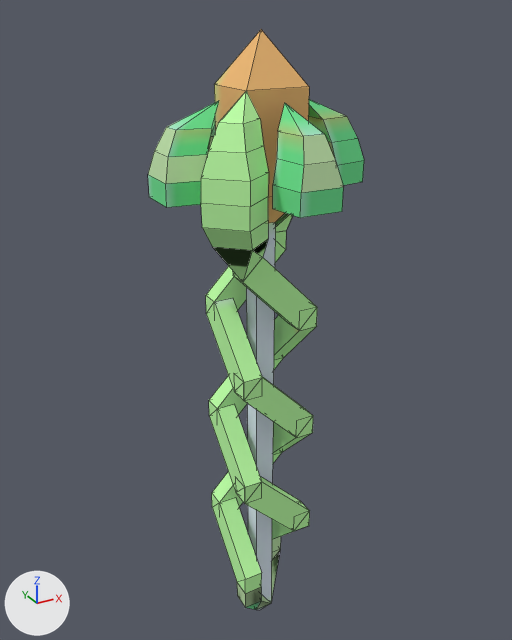
Two versions of the OBJ model src/main/resources/assets/chronon_wand/models/item/chronon_wand.obj, one commit apart.
One viewpoint serves both versions: a 50 mm lens placed at (-0.977, -1.75, 2.065), pointed at (0.02, 0.064, 1.158). The axes (+X, +Y, +Z) are drawn at lower left. The lights are the same throughout. The first picture is the older version. Mesh edges are drawn as thin lines. Where no turn or scale is listed for an object, it has been applied to the vertices.

Before the edit, the objects in view are built like this:
```python
me_1_001 = bpy.data.meshes.new('1.001')
me_1_001.from_pydata(...)  # 20 vertices, 19 faces; spans x -0.125..0.125, y -0.125..0.125, z 0.625..1.062
me_1_001.materials.append(mat_m_c9ad9455_a32e_e4ca_5801_ecbb07c59df1)  # picture img_chronon_wand
me_east = bpy.data.meshes.new('East')
me_east.from_pydata(...)  # 17 vertices, 17 faces; spans x 0.125..0.312, y -0.078..0.078, z 1.594..1.844
me_east.materials.append(mat_none)  # picture img_chronon_wand
me_north = bpy.data.meshes.new('North')
me_north.from_pydata(...)  # 17 vertices, 17 faces; spans x -0.078..0.078, y 0.125..0.313, z 1.594..1.844
me_north.materials.append(mat_none)  # picture img_chronon_wand
me_south = bpy.data.meshes.new('South')
me_south.from_pydata(...)  # 17 vertices, 17 faces; spans x -0.078..0.078, y -0.312..-0.125, z 1.594..1.844
me_south.materials.append(mat_none)  # picture img_chronon_wand
me_west = bpy.data.meshes.new('West')
me_west.from_pydata(...)  # 17 vertices, 17 faces; spans x -0.312..-0.125, y -0.078..0.078, z 1.594..1.844
me_west.materials.append(mat_none)  # picture img_chronon_wand
ob_1_001 = bpy.data.objects.new('1.001', me_1_001)
ob_1_001.location = (0.0, 0.0, 0.0)
ob_east = bpy.data.objects.new('East', me_east)
ob_east.location = (0.0, 0.0, 0.0)
ob_north = bpy.data.objects.new('North', me_north)
ob_north.location = (0.0, 0.0, 0.0)
ob_south = bpy.data.objects.new('South', me_south)
ob_south.location = (0.0, 0.0, 0.0)
ob_west = bpy.data.objects.new('West', me_west)
ob_west.location = (0.0, 0.0, 0.0)
# also in view: '1.002' at (0.0, 0.0, 1.219); '1' at (0.0, 0.0, 0.469); '2.001' at (0.0, 0.0, 0.844); 'Gem' at (0.0, 0.0, 1.734); '2' at (0.0, 0.0, 0.469)
```
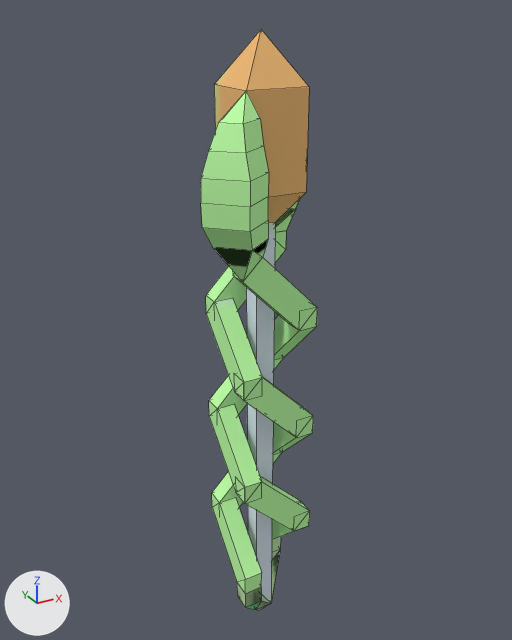
Location of each change, (x1, y1, x2, y2) in pixels of the pictures (512 x 640 px):
'South', deleted (green)
    before: (273, 103, 343, 218)
'West', deleted (green)
    before: (148, 101, 219, 208)
'East', deleted (green)
    before: (308, 99, 364, 185)
'North', deleted (mostly hidden)
    before: (207, 118, 215, 155)

Diff of the bpy script that builds the scene:
```diff
--- a/src/main/resources/assets/chronon_wand/models/item/chronon_wand.obj.py
+++ b/src/main/resources/assets/chronon_wand/models/item/chronon_wand.obj.py
@@ ob_east @@
-ob_east = bpy.data.objects.new('East', me_east)
-ob_east.location = (0.0, 0.0, 0.0)
@@ ob_north @@
-ob_north = bpy.data.objects.new('North', me_north)
-ob_north.location = (0.0, 0.0, 0.0)
@@ ob_south @@
-ob_south = bpy.data.objects.new('South', me_south)
-ob_south.location = (0.0, 0.0, 0.0)
@@ ob_west @@
-ob_west = bpy.data.objects.new('West', me_west)
-ob_west.location = (0.0, 0.0, 0.0)
```
